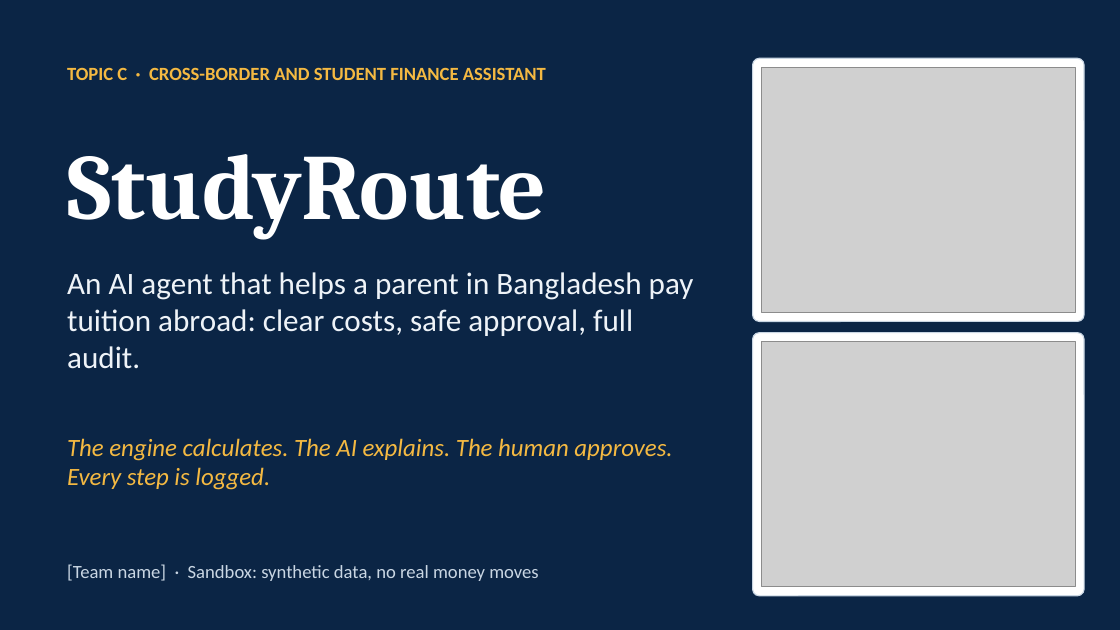
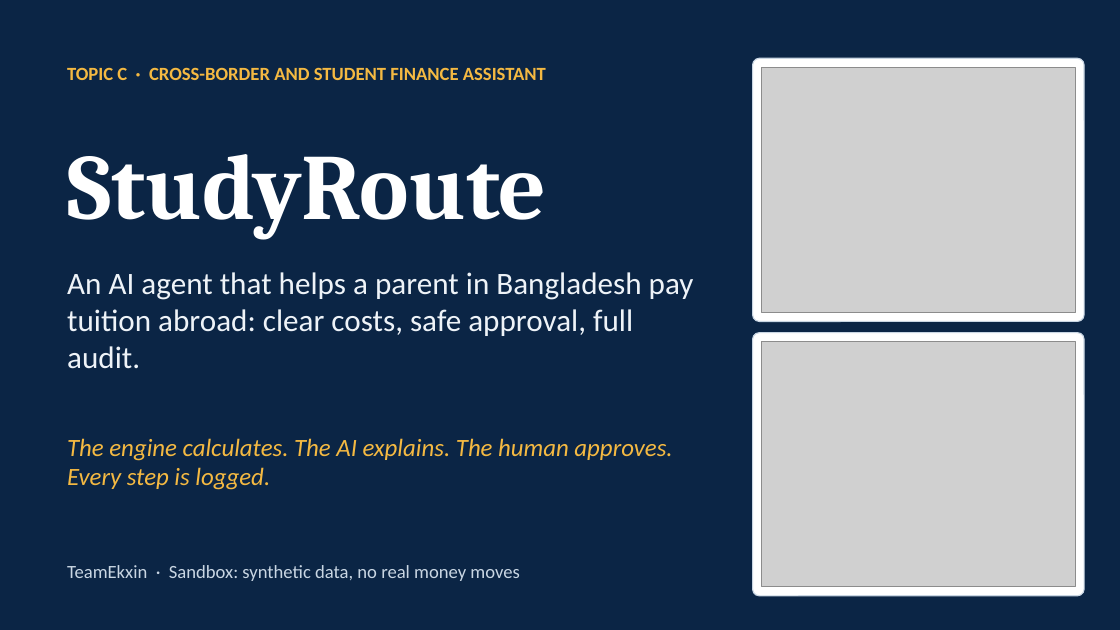
Before and after one commit to NoobCrow/StudyRoute, a slide deck: slide 1 of submission/StudyRoute_Deck.pptx. Drawn at 1120x630 pixels with LibreOffice and Linux fonts; fonts in the diff are those of the drawing; grey boxes stand for pictures. Boxes give left, top, right and bottom in pixels: in the first picture for what was removed or moved away, otherwise in the second. Text is boxed around its words. In the diff, an @@ line names an element or a change of style, - is before the commit and + after.

Commit message:
docs: screenshots and execution evidence for the AI risk score, team details, clearer factor wording
- README gallery: the parent's risk score page, the reviewer's brief and queue.
- submission/evidence/review_demo_run.txt: the whole risk-score and bank-review story run live,
  every step checked.
- Team name and repository link filled into the deck; competition-rules self-check, checklist
  and video status updated (the team records the voiced pitch and makes the repository public).
- Factor sentences now say only what is true (ordinary or unusual) instead of implying a count.
- Release manifest refreshed.

```diff
--- a/submission/StudyRoute_Deck.pptx
+++ b/submission/StudyRoute_Deck.pptx
@@ text at [67,565,519,581]: text changed @@
-[Team name] · Sandbox: synthetic data, no real money moves
+TeamEkxin · Sandbox: synthetic data, no real money moves
```
Also in this commit, not shown: 1 other slide changed, 10 other files.
